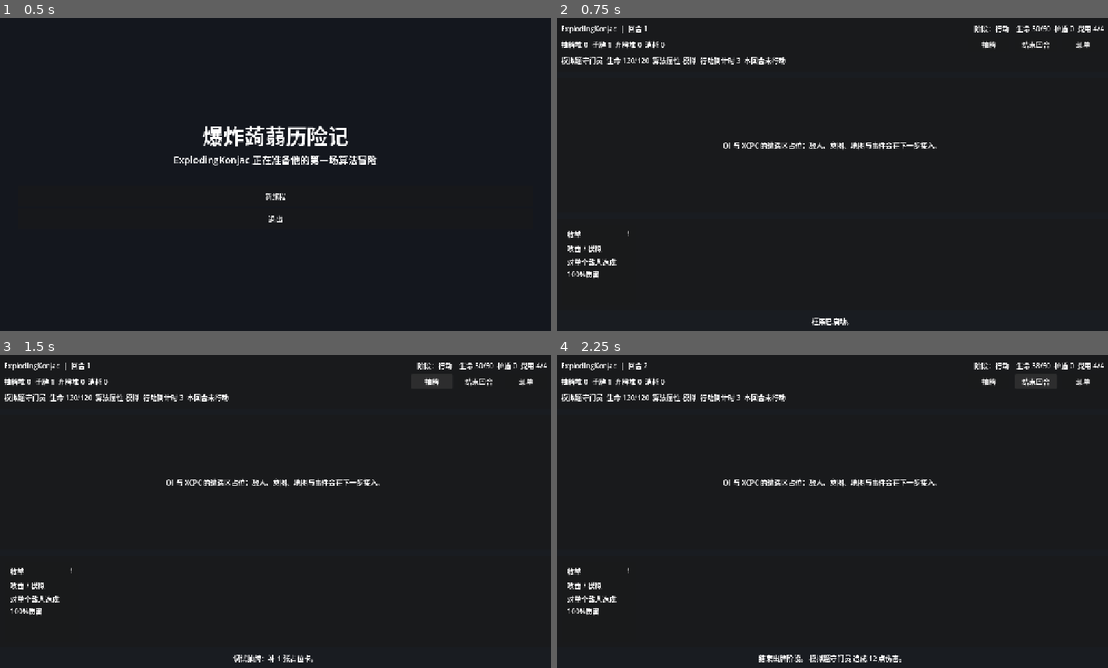
Above: before the commit, frames 1-4 (two rows, left to right).
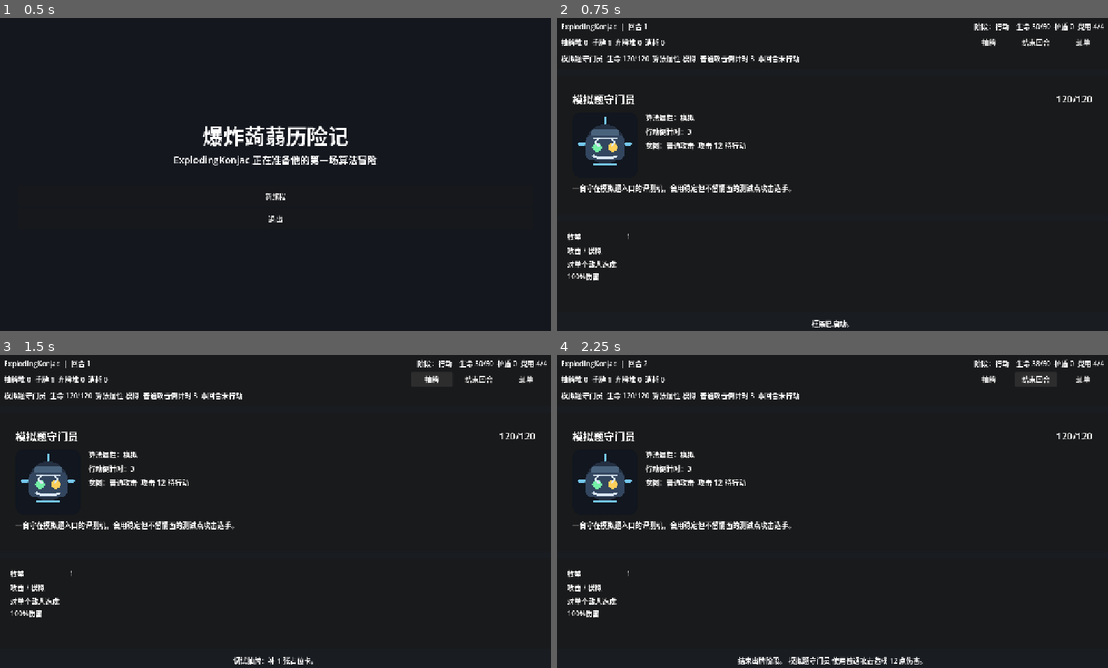
Above: after the commit, the same moments.

Repository: y38501148-max/EK-adventure
Game: Godot game, scene res://scenes/main/Main.tscn
Two runs of this game, one before a commit and one after it. Both use one fixed random seed, a clock stepped at 60 frames per second and the inputs below.
Inputs:
- Up to frame 1 (0.5 s): no input
- Up to frame 2 (0.75 s): click "新旅程" at 0.5 s
- Up to frame 3 (1.5 s): click "抽牌" at 1.25 s
- Up to frame 4 (2.25 s): click "结束回合" at 2 s

Frame 1 is identical in both runs. In frame 2, 5.0% of the frame differs, in the area x 0-100%, y 1-99%; in frame 3, 5.1%; in frame 4, 5.5%.

Commit message:
Implement first monster and test build UI

Diff:
--- a/project.godot
+++ b/project.godot
@@ -51,3 +51,4 @@
 
 renderer/rendering_method="forward_plus"
 textures/canvas_textures/default_texture_filter=0
+textures/vram_compression/import_etc2_astc=true
--- a/scenes/game/GameRoot.tscn
+++ b/scenes/game/GameRoot.tscn
@@ -1,8 +1,9 @@
-[gd_scene load_steps=4 format=3 uid="uid://game_root_exploding_konjac"]
+[gd_scene load_steps=5 format=3 uid="uid://game_root_exploding_konjac"]
 
 [ext_resource type="Script" path="res://scripts/game/GameRoot.gd" id="1_game_root"]
 [ext_resource type="PackedScene" path="res://scenes/ui/Hud.tscn" id="2_hud"]
 [ext_resource type="Script" path="res://scripts/ui/HandView.gd" id="3_hand_view"]
+[ext_resource type="PackedScene" path="res://scenes/ui/MonsterView.tscn" id="4_monster_view"]
 
 [node name="GameRoot" type="Control"]
 layout_mode = 3
@@ -45,12 +46,8 @@
 theme_override_constants/margin_right = 24
 theme_override_constants/margin_bottom = 20
 
-[node name="EncounterText" type="Label" parent="Root/EncounterArea/EncounterMargin"]
+[node name="MonsterView" parent="Root/EncounterArea/EncounterMargin" instance=ExtResource("4_monster_view")]
 layout_mode = 2
-text = "OI 与 XCPC 的遭遇区占位：敌人、意图、地图与事件会在下一步接入。"
-horizontal_alignment = 1
-vertical_alignment = 1
-autowrap_mode = 3
 
 [node name="HandPanel" type="PanelContainer" parent="Root"]
 custom_minimum_size = Vector2(0, 210)
--- /dev/null
+++ b/scenes/ui/MonsterView.tscn
@@ -0,0 +1,68 @@
+[gd_scene load_steps=3 format=3 uid="uid://monster_view_exploding_konjac"]
+
+[ext_resource type="Script" path="res://scripts/ui/MonsterView.gd" id="1_monster_view"]
+[ext_resource type="Texture2D" path="res://assets/art/monsters/algorithm_sentinel.png" id="2_monster_art"]
+
+[node name="MonsterView" type="PanelContainer"]
+custom_minimum_size = Vector2(520, 280)
+script = ExtResource("1_monster_view")
+
+[node name="Margin" type="MarginContainer" parent="."]
+layout_mode = 2
+theme_override_constants/margin_left = 18
+theme_override_constants/margin_top = 16
+theme_override_constants/margin_right = 18
+theme_override_constants/margin_bottom = 16
+
+[node name="Rows" type="VBoxContainer" parent="Margin"]
+layout_mode = 2
+theme_override_constants/separation = 12
+
+[node name="Header" type="HBoxContainer" parent="Margin/Rows"]
+layout_mode = 2
+theme_override_constants/separation = 12
+
+[node name="NameLabel" type="Label" parent="Margin/Rows/Header"]
+layout_mode = 2
+size_flags_horizontal = 3
+theme_override_font_sizes/font_size = 24
+text = "模拟题守门员"
+
+[node name="HpLabel" type="Label" parent="Margin/Rows/Header"]
+layout_mode = 2
+theme_override_font_sizes/font_size = 22
+text = "120/120"
+horizontal_alignment = 2
+
+[node name="Body" type="HBoxContainer" parent="Margin/Rows"]
+layout_mode = 2
+theme_override_constants/separation = 18
+
+[node name="Art" type="TextureRect" parent="Margin/Rows/Body"]
+custom_minimum_size = Vector2(150, 150)
+layout_mode = 2
+texture = ExtResource("2_monster_art")
+expand_mode = 1
+stretch_mode = 5
+
+[node name="InfoColumn" type="VBoxContainer" parent="Margin/Rows/Body"]
+layout_mode = 2
+size_flags_horizontal = 3
+theme_override_constants/separation = 8
+
+[node name="AttributeLabel" type="Label" parent="Margin/Rows/Body/InfoColumn"]
+layout_mode = 2
+text = "算法属性：模拟"
+
+[node name="CountdownLabel" type="Label" parent="Margin/Rows/Body/InfoColumn"]
+layout_mode = 2
+text = "行动倒计时：3"
+
+[node name="IntentLabel" type="Label" parent="Margin/Rows/Body/InfoColumn"]
+layout_mode = 2
+text = "意图：攻击 12"
+
+[node name="DescriptionLabel" type="Label" parent="Margin/Rows"]
+layout_mode = 2
+text = "一台守在模拟题入口的评测机。"
+autowrap_mode = 3
--- /dev/null
+++ b/scripts/data/MonsterDefinition.gd
@@ -0,0 +1,11 @@
+extends Resource
+class_name MonsterDefinition
+
+@export var id: StringName = &"sample_judge"
+@export var title: String = "模拟题守门员"
+@export var max_health: int = 120
+@export var algorithm_attribute: StringName = &"模拟"
+@export var action_countdown: int = 3
+@export var attack: int = 12
+@export var actions: Array[Dictionary] = []
+@export_multiline var description: String = "一台守在模拟题入口的评测机，会用稳定但不留情面的测试点攻击选手。"
--- /dev/null
+++ b/scripts/data/MonsterMarkdownLoader.gd
@@ -0,0 +1,133 @@
+extends RefCounted
+class_name MonsterMarkdownLoader
+
+const MonsterDefinitionScript := preload("res://scripts/data/MonsterDefinition.gd")
+
+const MONSTER_DIR := "res://monsters-md"
+
+static func load_first_monster() -> Resource:
+	var monsters := load_all_monsters()
+	if monsters.is_empty():
+		return default_monster()
+	return monsters[0]
+
+static func load_all_monsters() -> Array[Resource]:
+	var monsters: Array[Resource] = []
+	var directory := DirAccess.open(MONSTER_DIR)
+	if directory == null:
+		return monsters
+
+	directory.list_dir_begin()
+	var file_name := directory.get_next()
+	while file_name != "":
+		if not directory.current_is_dir() and file_name.ends_with(".md"):
+			var monster := _load_monster_from_file("%s/%s" % [MONSTER_DIR, file_name])
+			if monster != null:
+				monsters.append(monster)
+		file_name = directory.get_next()
+	directory.list_dir_end()
+	return monsters
+
+static func default_monster() -> Resource:
+	return MonsterDefinitionScript.new()
+
+static func _load_monster_from_file(path: String) -> Resource:
+	var file := FileAccess.open(path, FileAccess.READ)
+	if file == null:
+		return null
+
+	var text := file.get_as_text()
+	if text.strip_edges() == "":
+		return null
+
+	var monster := MonsterDefinitionScript.new()
+	var reading_description := false
+	var description_lines: Array[String] = []
+
+	for raw_line in text.split("\n"):
+		var line := raw_line.strip_edges()
+		if line == "":
+			continue
+		if line.begins_with("## "):
+			monster.title = _parse_title(line)
+			monster.id = StringName(monster.title.to_snake_case())
+			reading_description = false
+		elif line.begins_with("名字："):
+			monster.title = line.trim_prefix("名字：").strip_edges()
+			monster.id = StringName(monster.title.to_snake_case())
+		elif line.begins_with("名称："):
+			monster.title = line.trim_prefix("名称：").strip_edges()
+			monster.id = StringName(monster.title.to_snake_case())
+		elif line.begins_with("血量："):
+			monster.max_health = int(line.trim_prefix("血量：").strip_edges())
+		elif line.begins_with("生命："):
+			monster.max_health = int(line.trim_prefix("生命：").strip_edges())
+		elif line.begins_with("属性："):
+			monster.algorithm_attribute = StringName(line.trim_prefix("属性：").strip_edges())
+		elif line.begins_with("基础攻击："):
+			monster.attack = int(line.trim_prefix("基础攻击：").strip_edges())
+		elif line.begins_with("行动倒计时："):
+			monster.action_countdown = int(line.trim_prefix("行动倒计时：").strip_edges())
+		elif line.begins_with("攻击："):
+			monster.attack = int(line.trim_prefix("攻击：").strip_edges())
+		elif line.contains("行动值") and line.contains("%伤害"):
+			monster.actions.append(_parse_action(line))
+		elif line.begins_with("描述："):
+			reading_description = true
+			var inline_description := line.trim_prefix("描述：").strip_edges()
+			if inline_description != "":
+				description_lines.append(inline_description)
+		elif reading_description:
+			description_lines.append(line)
+
+	if not description_lines.is_empty():
+		monster.description = "\n".join(description_lines)
+	if not monster.actions.is_empty():
+		monster.action_countdown = int(monster.actions[0].get("countdown", monster.action_countdown))
+	return monster
+
+static func _parse_title(line: String) -> String:
+	var title := line.trim_prefix("## ").strip_edges()
+	var dot_index := title.find(".")
+	if dot_index >= 0:
+		title = title.substr(dot_index + 1).strip_edges()
+	return title
+
+static func _parse_action(line: String) -> Dictionary:
+	var action_name := "普通攻击"
+	var colon_index := line.find("：")
+	if colon_index >= 0:
+		var raw_name := line.substr(0, colon_index).strip_edges()
+		var dot_index := raw_name.find(".")
+		if dot_index >= 0:
+			raw_name = raw_name.substr(dot_index + 1).strip_edges()
+		action_name = raw_name
+
+	return {
+		"name": action_name,
+		"countdown": _extract_int_after(line, "行动值", 3),
+		"damage_percent": _extract_percent(line, 100)
+	}
+
+static func _extract_int_after(text: String, marker: String, fallback: int) -> int:
+	var marker_index := text.find(marker)
+	if marker_index < 0:
+		return fallback
+	var start := marker_index + marker.length()
+	while start < text.length() and not text.substr(start, 1).is_valid_int():
+		start += 1
+	var end := start
+	while end < text.length() and text.substr(end, 1).is_valid_int():
+		end += 1
+	var raw_value := text.substr(start, end - start)
+	return int(raw_value) if raw_value.is_valid_int() else fallback
+
+static func _extract_percent(text: String, fallback: int) -> int:
+	var percent_index := text.find("%伤害")
+	if percent_index <= 0:
+		return fallback
+	var start := percent_index - 1
+	while start >= 0 and text.substr(start, 1).is_valid_int():
+		start -= 1
+	var raw_percent := text.substr(start + 1, percent_index - start - 1)
+	return int(raw_percent) if raw_percent.is_valid_int() else fallback
--- a/scripts/data/RunConfig.gd
+++ b/scripts/data/RunConfig.gd
@@ -13,3 +13,5 @@
 @export var enemy_algorithm_attribute: StringName = &"模拟"
 @export var enemy_action_countdown: int = 3
 @export var enemy_attack: int = 12
+@export var enemy_actions: Array[Dictionary] = []
+@export_multiline var enemy_description: String = "一台守在模拟题入口的评测机，会用稳定但不留情面的测试点攻击选手。"
--- a/scripts/game/GameRoot.gd
+++ b/scripts/game/GameRoot.gd
@@ -4,11 +4,13 @@
 const CardDefinitionScript := preload("res://scripts/data/CardDefinition.gd")
 const CardMarkdownLoaderScript := preload("res://scripts/data/CardMarkdownLoader.gd")
 const GameStateScript := preload("res://scripts/game/GameState.gd")
+const MonsterMarkdownLoaderScript := preload("res://scripts/data/MonsterMarkdownLoader.gd")
 const RunConfigScript := preload("res://scripts/data/RunConfig.gd")
 
 signal return_to_menu_requested
 
 @onready var hud := $Root/Hud
+@onready var monster_view := $Root/EncounterArea/EncounterMargin/MonsterView
 @onready var hand_view := $Root/HandPanel/HandMargin/HandView
 @onready var log_label: Label = $Root/LogLabel
 
@@ -27,6 +29,7 @@
 
 func _render() -> void:
 	hud.render(state)
+	monster_view.render(state)
 	hand_view.render(state.hand, state)
 
 func _on_phase_changed(_phase: int) -> void:
@@ -64,11 +67,14 @@
 	config.starting_energy = 4
 	config.base_attack = 15
 	config.base_block = 10
-	config.enemy_name = "模拟题守门员"
-	config.enemy_health = 120
-	config.enemy_algorithm_attribute = &"模拟"
-	config.enemy_action_countdown = 3
-	config.enemy_attack = 12
+	var monster := MonsterMarkdownLoaderScript.load_first_monster()
+	config.enemy_name = monster.title
+	config.enemy_health = monster.max_health
+	config.enemy_algorithm_attribute = monster.algorithm_attribute
+	config.enemy_action_countdown = monster.action_countdown
+	config.enemy_attack = monster.attack
+	config.enemy_actions = monster.actions
+	config.enemy_description = monster.description
 	config.starting_deck = _build_markdown_deck()
 	return config
 
--- a/scripts/game/GameState.gd
+++ b/scripts/game/GameState.gd
@@ -41,7 +41,13 @@
 var enemy_algorithm_attribute: StringName = &"模拟"
 var enemy_base_action_countdown: int = 3
 var enemy_action_countdown: int = 3
+var enemy_base_attack: int = 12
 var enemy_attack: int = 12
+var enemy_action_name: String = "普通攻击"
+var enemy_action_damage_percent: int = 100
+var enemy_actions: Array[Dictionary] = []
+var enemy_action_index: int = 0
+var enemy_description: String = ""
 var enemy_acted_this_turn: bool = false
 var last_event_log: String = ""
 var next_card_id: int = 1
@@ -70,8 +76,13 @@
 	enemy_algorithm_attribute = config.enemy_algorithm_attribute
 	enemy_base_action_countdown = max(1, config.enemy_action_countdown)
 	enemy_action_countdown = enemy_base_action_countdown
-	enemy_attack = config.enemy_attack
+	enemy_base_attack = config.enemy_attack
+	enemy_attack = enemy_base_attack
+	enemy_actions = config.enemy_actions.duplicate(true)
+	enemy_action_index = 0
+	enemy_description = config.enemy_description
 	enemy_acted_this_turn = false
+	_prepare_enemy_action()
 	last_event_log = "战斗开始。"
 	rng.seed = seed
 	turn = 0
@@ -97,7 +108,7 @@
 	player_energy = max_energy
 	player_block = 0
 	enemy_acted_this_turn = false
-	enemy_action_countdown = enemy_base_action_countdown
+	_prepare_enemy_action()
 	_set_phase(Phase.DRAW)
 	draw_cards(draw_per_turn)
 	_set_phase(Phase.MAIN)
@@ -183,6 +194,9 @@
 		"enemy_health": enemy_health,
 		"enemy_algorithm_attribute": enemy_algorithm_attribute,
 		"enemy_action_countdown": enemy_action_countdown,
+		"enemy_action_name": enemy_action_name,
+		"enemy_attack": enemy_attack,
+		"enemy_description": enemy_description,
 		"draw_pile_count": draw_pile.size(),
 		"hand_count": hand.size(),
 		"discard_pile_count": discard_pile.size(),
@@ -247,10 +261,11 @@
 	enemy_action_countdown = 0
 	if enemy_attack <= 0:
 		last_event_log += " %s 本回合没有造成伤害。" % enemy_name
+		_advance_enemy_action()
 		return
 	if is_cheating:
 		has_lost = true
-		last_event_log += " %s 再次攻击，骗分失败。" % enemy_name
+		last_event_log += " %s 使用%s再次攻击，骗分失败。" % [enemy_name, enemy_action_name]
 		_set_phase(Phase.GAME_OVER)
 		return
 
@@ -260,12 +275,34 @@
 	player_health = max(0, player_health - damage)
 	if player_health == 0:
 		is_cheating = true
-		last_event_log += " %s 造成 %d 点伤害，进入骗分状态。" % [enemy_name, damage]
+		last_event_log += " %s 使用%s造成 %d 点伤害，进入骗分状态。" % [enemy_name, enemy_action_name, damage]
 	else:
-		last_event_log += " %s 造成 %d 点伤害。" % [enemy_name, damage]
+		last_event_log += " %s 使用%s造成 %d 点伤害。" % [enemy_name, enemy_action_name, damage]
+	_advance_enemy_action()
 
 func _is_combat_over() -> bool:
 	return has_lost or has_won
+
+func _prepare_enemy_action() -> void:
+	if enemy_actions.is_empty():
+		enemy_action_name = "普通攻击"
+		enemy_action_damage_percent = 100
+		enemy_base_action_countdown = max(1, enemy_base_action_countdown)
+		enemy_action_countdown = enemy_base_action_countdown
+		enemy_attack = enemy_base_attack
+		return
+
+	var action := enemy_actions[enemy_action_index % enemy_actions.size()]
+	enemy_action_name = str(action.get("name", "普通攻击"))
+	enemy_action_damage_percent = int(action.get("damage_percent", 100))
+	enemy_base_action_countdown = max(1, int(action.get("countdown", enemy_base_action_countdown)))
+	enemy_action_countdown = enemy_base_action_countdown
+	enemy_attack = int(round(float(enemy_base_attack * enemy_action_damage_percent) / 100.0))
+
+func _advance_enemy_action() -> void:
+	if enemy_actions.is_empty():
+		return
+	enemy_action_index = (enemy_action_index + 1) % enemy_actions.size()
 
 func _shuffle_discard_into_draw_if_low() -> void:
 	if draw_pile.size() > 3:
--- a/scripts/ui/Hud.gd
+++ b/scripts/ui/Hud.gd
@@ -25,11 +25,12 @@
 		state.max_energy,
 		cheat_text
 	]
-	enemy_label.text = "%s  生命 %d/%d  算法属性 %s  行动倒计时 %d  本回合%s行动" % [
+	enemy_label.text = "%s  生命 %d/%d  算法属性 %s  %s倒计时 %d  本回合%s行动" % [
 		state.enemy_name,
 		state.enemy_health,
 		state.enemy_max_health,
 		state.enemy_algorithm_attribute,
+		state.enemy_action_name,
 		state.enemy_action_countdown,
 		"已" if state.enemy_acted_this_turn else "未"
 	]
--- /dev/null
+++ b/scripts/ui/MonsterView.gd
@@ -0,0 +1,21 @@
+extends PanelContainer
+class_name MonsterView
+
+@onready var name_label: Label = $Margin/Rows/Header/NameLabel
+@onready var hp_label: Label = $Margin/Rows/Header/HpLabel
+@onready var attribute_label: Label = $Margin/Rows/Body/InfoColumn/AttributeLabel
+@onready var countdown_label: Label = $Margin/Rows/Body/InfoColumn/CountdownLabel
+@onready var intent_label: Label = $Margin/Rows/Body/InfoColumn/IntentLabel
+@onready var description_label: Label = $Margin/Rows/DescriptionLabel
+
+func render(state: Variant) -> void:
+	name_label.text = state.enemy_name
+	hp_label.text = "%d/%d" % [state.enemy_health, state.enemy_max_health]
+	attribute_label.text = "算法属性：%s" % state.enemy_algorithm_attribute
+	countdown_label.text = "行动倒计时：%d" % state.enemy_action_countdown
+	intent_label.text = "意图：%s  攻击 %d  %s" % [
+		state.enemy_action_name,
+		state.enemy_attack,
+		"已行动" if state.enemy_acted_this_turn else "待行动"
+	]
+	description_label.text = state.enemy_description
--- a/tests/battle_smoke.gd
+++ b/tests/battle_smoke.gd
@@ -3,6 +3,7 @@
 const CardDefinitionScript := preload("res://scripts/data/CardDefinition.gd")
 const CardMarkdownLoaderScript := preload("res://scripts/data/CardMarkdownLoader.gd")
 const GameStateScript := preload("res://scripts/game/GameState.gd")
+const MonsterMarkdownLoaderScript := preload("res://scripts/data/MonsterMarkdownLoader.gd")
 const RunConfigScript := preload("res://scripts/data/RunConfig.gd")
 
 var _failed := false
@@ -18,6 +19,7 @@
 	_expect(enumerate_card.card_type == CardDefinitionScript.CardType.ATTACK, "枚举应为攻击牌")
 	_expect(enumerate_card.algorithm_attribute == &"模拟", "枚举算法属性应为模拟")
 	_expect(enumerate_card.damage_percent == 100, "枚举应造成 100% 伤害")
+	_test_monster_loader()
 
 	var state: Variant = _build_state(enumerate_card)
 	state.begin_turn()
@@ -91,6 +93,46 @@
 	shuffle_state.draw_cards(1)
 	_expect(shuffle_state.discard_pile.is_empty(), "抽牌区 <=3 时应将弃牌堆洗回抽牌区")
 	_expect(shuffle_state.hand.size() == 5, "洗回后应能继续抽牌")
+
+func _test_monster_loader() -> void:
+	var monster: Resource = MonsterMarkdownLoaderScript.load_first_monster()
+	_expect(monster.title != "", "第一只怪物应有名称")
+	_expect(monster.max_health > 0, "第一只怪物应有正数血量")
+	_expect(monster.algorithm_attribute != &"", "第一只怪物应有算法属性")
+
+	if monster.title == "A+B Problem":
+		_expect(monster.max_health == 45, "A+B Problem 血量应为 45")
+		_expect(monster.attack == 3, "A+B Problem 基础攻击应为 3")
+		_expect(monster.actions.size() == 2, "A+B Problem 应有两种攻击")
+		_expect(monster.actions[0].get("name") == "普通攻击", "第一种攻击应为普通攻击")
+		_expect(monster.actions[0].get("countdown") == 5, "普通攻击行动值应为 5")
+		_expect(monster.actions[0].get("damage_percent") == 100, "普通攻击应造成 100% 伤害")
+		_expect(monster.actions[1].get("name") == "WA", "第二种攻击应为 WA")
+		_expect(monster.actions[1].get("countdown") == 7, "WA 行动值应为 7")
+		_expect(monster.actions[1].get("damage_percent") == 200, "WA 应造成 200% 伤害")
+
+		var config: Resource = RunConfigScript.new()
+		var deck: Array[Resource] = [_make_test_card("轮换测试", CardDefinitionScript.CardType.SKILL, [])]
+		config.starting_deck = deck
+		config.enemy_name = monster.title
+		config.enemy_health = monster.max_health
+		config.enemy_algorithm_attribute = monster.algorithm_attribute
+		config.enemy_action_countdown = monster.action_countdown
+		config.enemy_attack = monster.attack
+		config.enemy_actions = monster.actions
+		config.enemy_description = monster.description
+
+		var state: Variant = GameStateScript.new()
+		state.setup(config)
+		state.begin_turn()
+		_expect(state.enemy_action_name == "普通攻击", "首个意图应为普通攻击")
+		_expect(state.enemy_action_countdown == 5, "普通攻击倒计时应为 5")
+		_expect(state.enemy_attack == 3, "普通攻击伤害应为 3")
+		state.end_turn()
+		state.begin_turn()
+		_expect(state.enemy_action_name == "WA", "第二个意图应为 WA")
+		_expect(state.enemy_action_countdown == 7, "WA 倒计时应为 7")
+		_expect(state.enemy_attack == 6, "WA 伤害应为基础攻击 3 的 200%")
 
 func _load_enumerate_card() -> Resource:
 	for card in CardMarkdownLoaderScript.load_all_cards():
Binary file added: assets/art/monsters/algorithm_sentinel.png
Not shown, added: assets/art/monsters/algorithm_sentinel.png.import
Not shown, changed: export_presets.cfg
Not shown, changed: DOCUMENT.md
